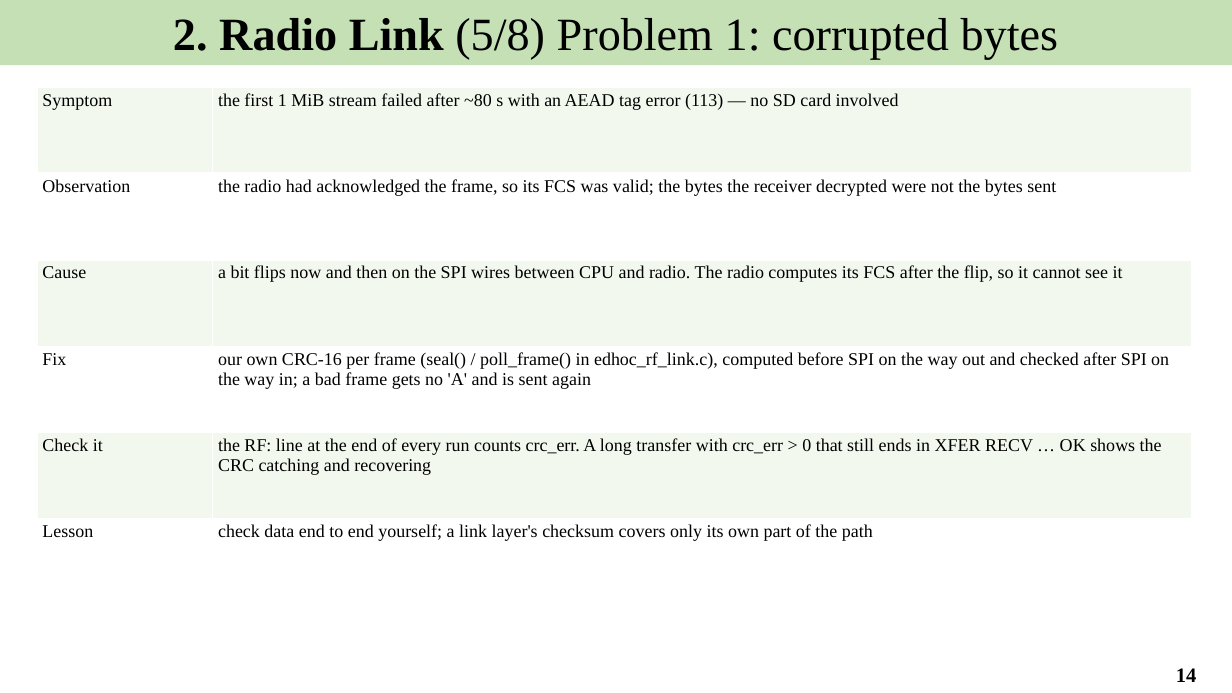
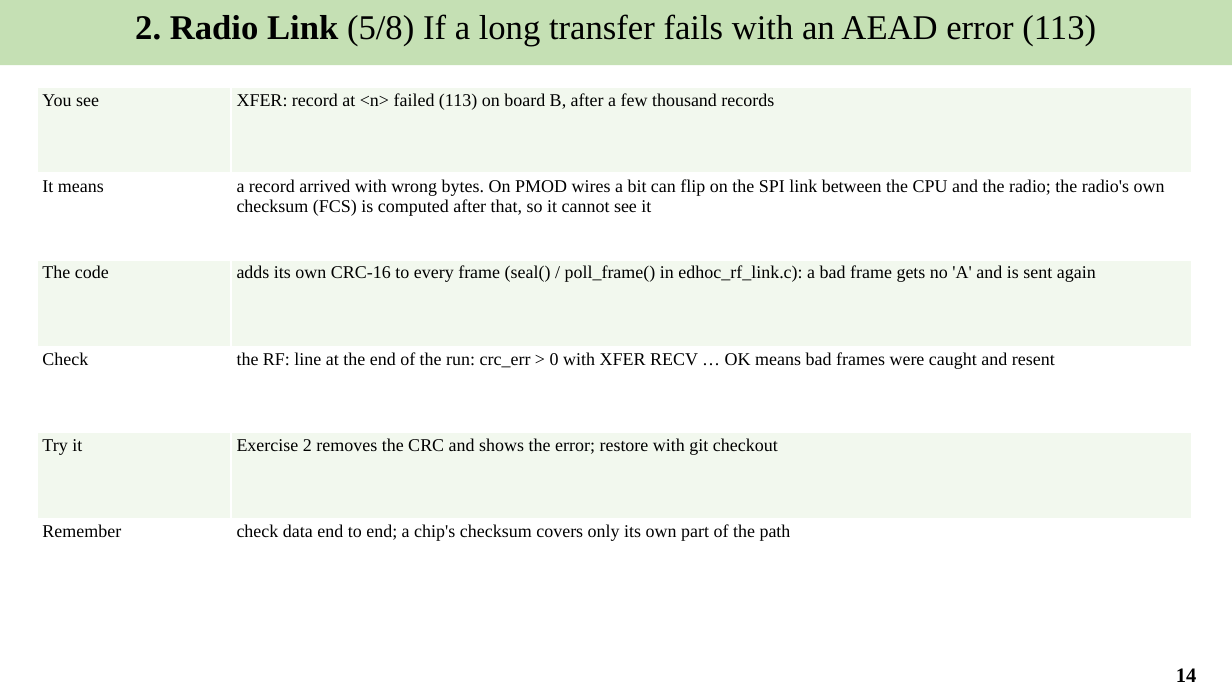
Before and after one commit to Khaiduy/chipyard-edhoc, a slide deck: slide 14 of fpga/sw/export/docs/slides/05_Secure_file_transfer_and_results.pptx. Drawn at 1232x693 pixels with LibreOffice and Linux fonts; fonts in the diff are those of the drawing. Boxes give left, top, right and bottom in pixels: in the first picture for what was removed or moved away, otherwise in the second. Text is boxed around its words. In the diff, an @@ line names an element or a change of style, - is before the commit and + after.

```diff
--- a/fpga/sw/export/docs/slides/05_Secure_file_transfer_and_results.pptx
+++ b/fpga/sw/export/docs/slides/05_Secure_file_transfer_and_results.pptx
@@ text in rectangle at [135,14,1096,45]: text changed; size 36 to 27 pt @@
-2. Radio Link (5/8) Problem 1: corrupted bytes
+2. Radio Link (5/8) If a long transfer fails with an AEAD error (113)
@@ table at [37,88,1192,605] @@
-row 1, column 1: Symptom
+row 1, column 1: You see
-row 1, column 2: the first 1 MiB stream failed after ~80 s with an AEAD tag error (113) — no SD card involved
+row 1, column 2: XFER: record at <n> failed (113) on board B, after a few thousand records
-row 2, column 1: Observation
+row 2, column 1: It means
-row 2, column 2: the radio had acknowledged the frame, so its FCS was valid; the bytes the receiver decrypted were not the bytes sent
+row 2, column 2: a record arrived with wrong bytes. On PMOD wires a bit can flip on the SPI link between the CPU and the radio; the radio's own checksum (FCS) is computed after that, so it cannot see it
-row 3, column 1: Cause
+row 3, column 1: The code
-row 3, column 2: a bit flips now and then on the SPI wires between CPU and radio. The radio computes its FCS after the flip, so it cannot see it
+row 3, column 2: adds its own CRC-16 to every frame (seal() / poll_frame() in edhoc_rf_link.c): a bad frame gets no 'A' and is sent again
-row 4, column 1: Fix
+row 4, column 1: Check
-row 4, column 2: our own CRC-16 per frame (seal() / poll_frame() in edhoc_rf_link.c), computed before SPI on the way out and checked after SPI on the way in; a bad frame gets no 'A' and is sent again
+row 4, column 2: the RF: line at the end of the run: crc_err > 0 with XFER RECV … OK means bad frames were caught and resent
-row 5, column 1: Check it
+row 5, column 1: Try it
-row 5, column 2: the RF: line at the end of every run counts crc_err. A long transfer with crc_err > 0 that still ends in XFER RECV … OK shows the CRC catching and recovering
+row 5, column 2: Exercise 2 removes the CRC and shows the error; restore with git checkout
-row 6, column 1: Lesson
+row 6, column 1: Remember
-row 6, column 2: check data end to end yourself; a link layer's checksum covers only its own part of the path
+row 6, column 2: check data end to end; a chip's checksum covers only its own part of the path
```
Also in this commit, not shown: 23 other slides changed, 4 slides added, 7 slides removed, 13 other files.
